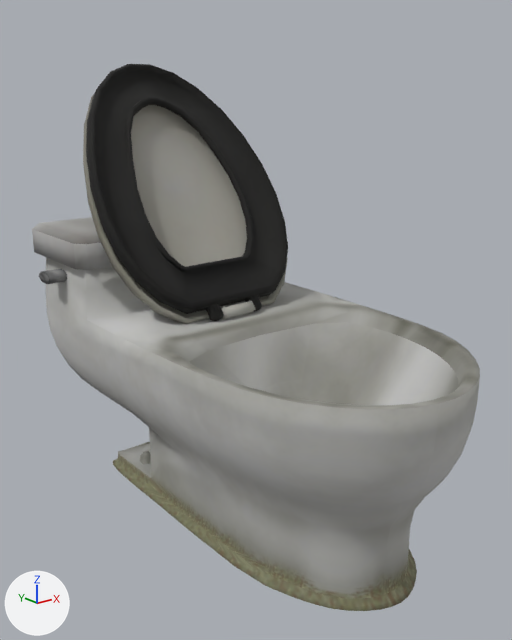
Two versions of the FBX model Assets/Elements/Bathroom/Toilets.fbx, one commit apart.
The view is the same before and after, from a 50 mm camera at (-0.977, -1.369, 0.944) aimed at (-0.053, -0.214, 0.482). Arrows for +X, +Y and +Z are at lower left; the lights stay in place. Where no turn or scale is listed for an object, it has been applied to the vertices.
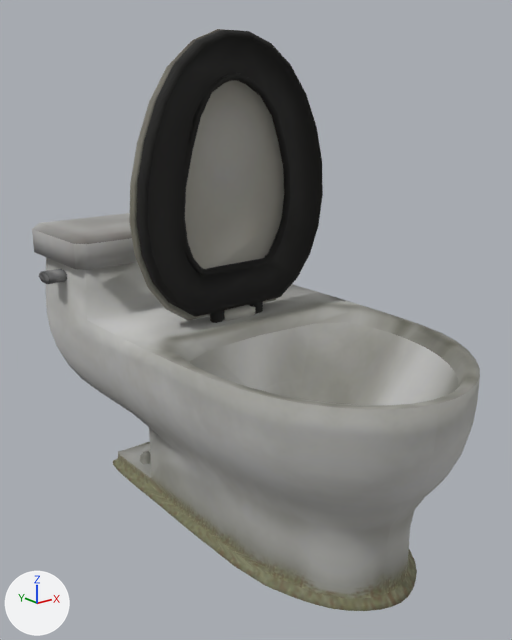
The newer file is also turned or shifted as a whole; pictures and numbers use the older file's frame.

Pixel boxes [x1, y1, x2, y2] of what changed, in the pictures (512 x 640 px):
```json
{"object": "Object003", "change": "added", "after": [129, 29, 323, 323]}
{"object": "Object03", "change": "deleted", "before": [32, 64, 288, 464]}
{"object": "Object002", "change": "added", "after": [32, 213, 151, 464]}
```

The change, as JSON lines over the scene's bpy script:
```json
{"op": "add", "block": "mat_material__91_001", "code": ["mat_material__91_001 = principled_material('Material #91.001')", "mat_material__91_001.texture = img_combined_3_tga", "mat_material__91_001.roughness = 0.86"]}
{"op": "add", "block": "me_untitled_010_1", "code": ["me_untitled_010_1 = bpy.data.meshes.new('Untitled.010')", "me_untitled_010_1.from_pydata(...)  # 78 vertices, 126 faces; spans x -0.321..0.303, y 0.25..0.531, z -0.565..0.043", "me_untitled_010_1.materials.append(mat_material__91)  # picture img_combined_3_tga"]}
{"op": "add", "block": "me_untitled_001", "code": ["me_untitled_001 = bpy.data.meshes.new('Untitled.001')", "me_untitled_001.from_pydata(...)  # 372 vertices, 740 faces; spans x -0.246..0.267, y -0.027..0.04, z -0.007..0.608", "me_untitled_001.materials.append(mat_material__91_001)  # picture img_combined_3_tga"]}
{"op": "remove", "block": "ob_object03", "code": ["ob_object03 = bpy.data.objects.new('Object03', me_untitled_010)", "ob_object03.location = (-0.042, -0.194, 0.609)"]}
{"op": "add", "block": "ob_object002", "code": ["ob_object002 = bpy.data.objects.new('Object002', me_untitled_010_1)", "ob_object002.location = (-0.042, -0.194, 0.609)"]}
{"op": "add", "block": "ob_object003", "code": ["ob_object003 = bpy.data.objects.new('Object003', me_untitled_001)", "ob_object003.location = (-0.042, -0.12, 0.47)"]}
```
